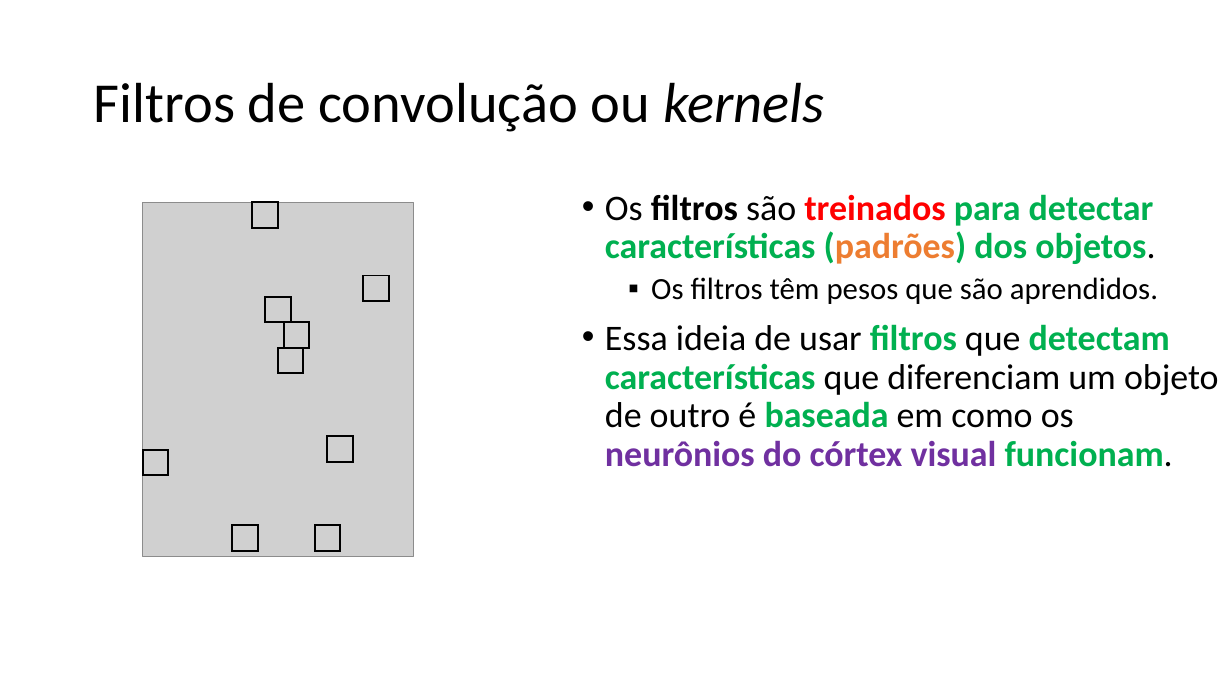
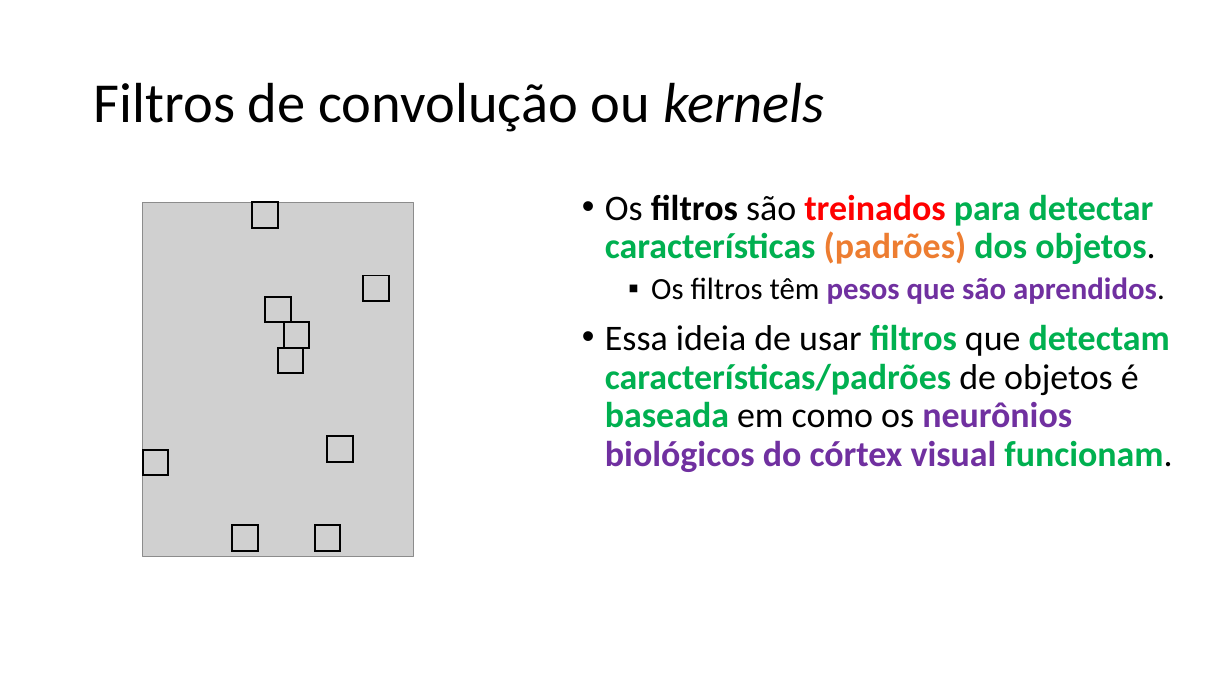
Before and after one commit to zz4fap/c24_inteligencia_artificial, a slide deck: slide 25 of slides/C24_CNN.pptx (slide 26 before the commit). Drawn at 1232x693 pixels with LibreOffice and Linux fonts; fonts in the diff are those of the drawing; grey boxes stand for pictures. Boxes give left, top, right and bottom in pixels: in the first picture for what was removed or moved away, otherwise in the second. Text is boxed around its words. In the diff, an @@ line names an element or a change of style, - is before the commit and + after.

```diff
--- a/slides/C24_CNN.pptx
+++ b/slides/C24_CNN.pptx
@@ text at bbox=[605, 194, 1165, 304]: text colour #00B050 to #ED7D31 in "(padrões)"; text colour #000000 to #7030A0, bold on in "pesos que são aprendidos." @@
@@ text at bbox=[605, 324, 1172, 472]: text changed; text colour #000000 to #00B050 @@
-• Essa ideia de usar filtros que detectam características que diferenciam um objeto de outro é baseada em como os neurônios do córtex visual funcionam.
+• Essa ideia de usar filtros que detectam características/padrões de objetos é baseada em como os neurônios biológicos do córtex visual funcionam.
```
Also in this commit, not shown: 22 other slides changed, 1 slide removed.
